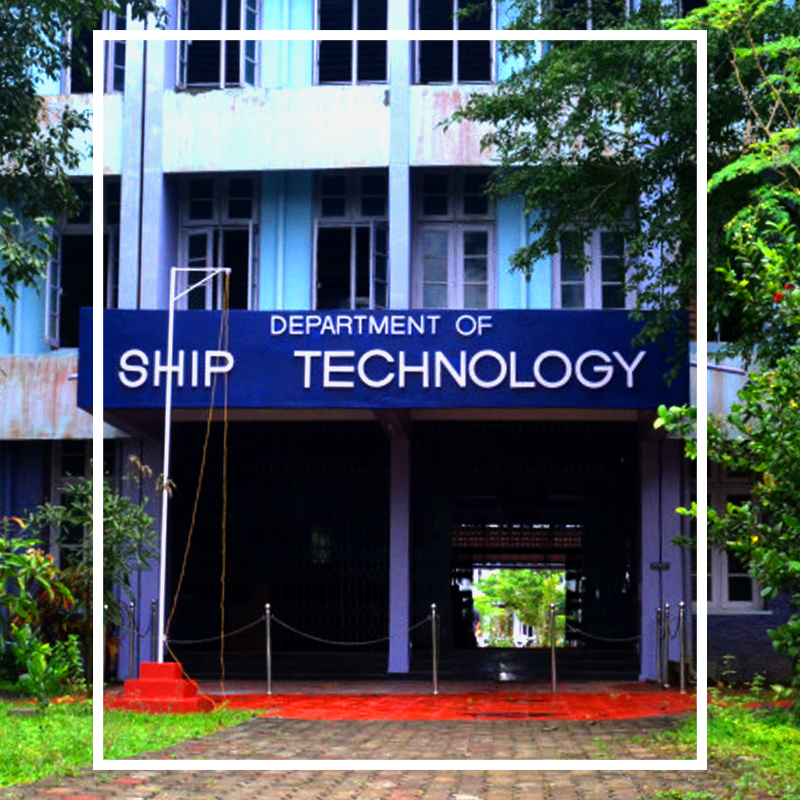
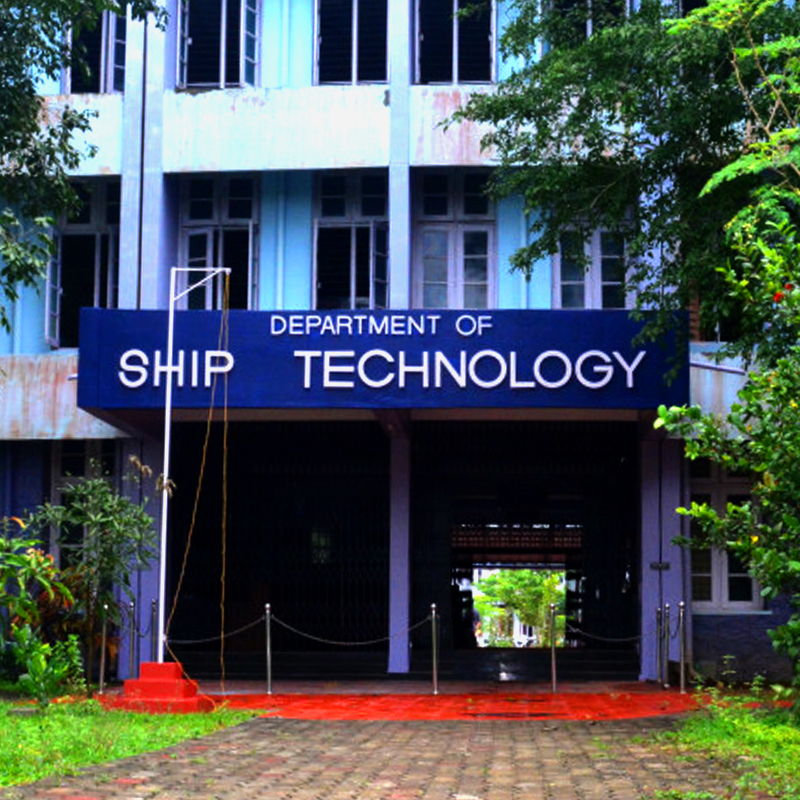
Layer changes from the first 800 x 800 image to the second:
hid "Shape" over [93,30,707,770]
